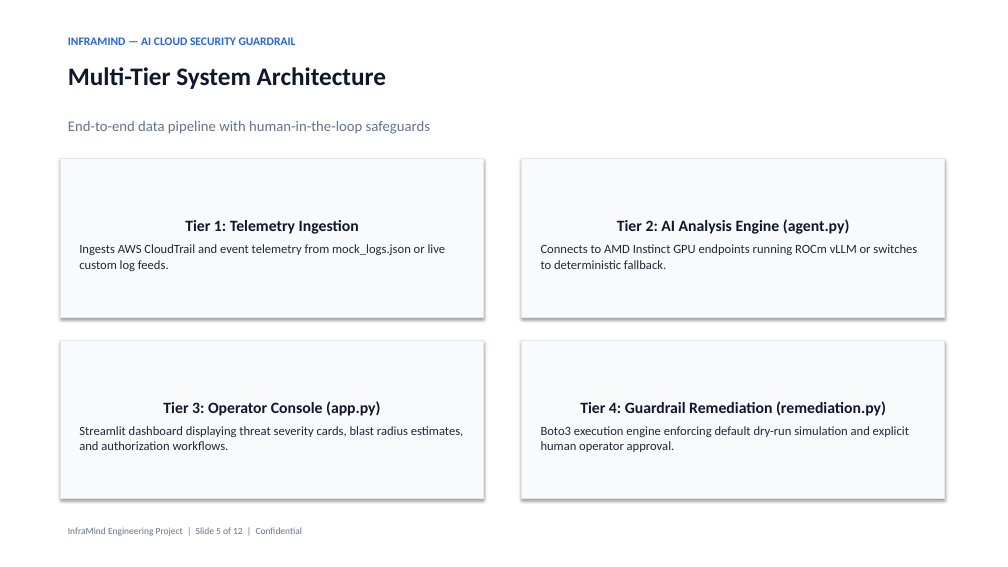
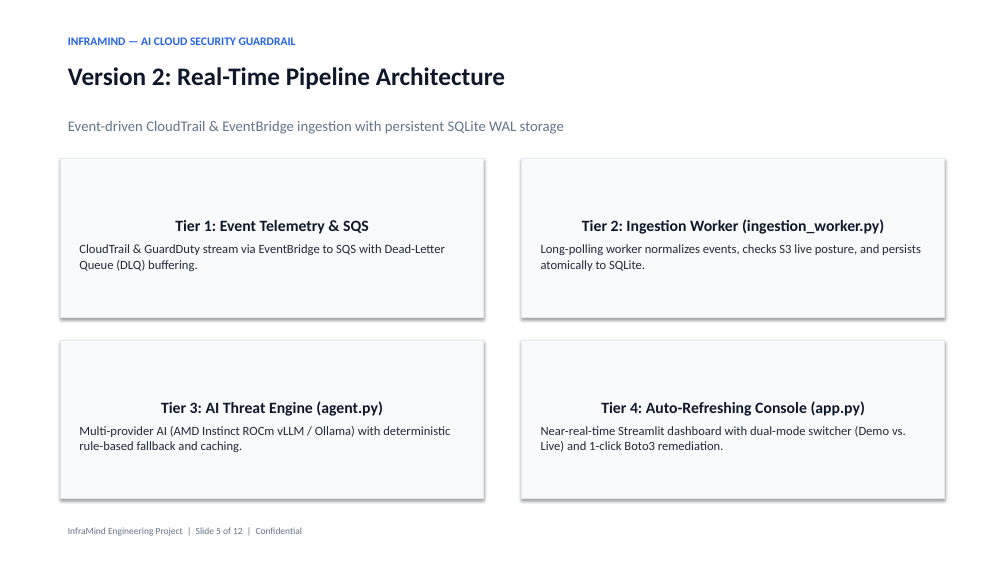
Before and after one commit to Rakesh21077/InfraMind, a slide deck: slide 5 of presentation/InfraMind_Pitch_Deck.pptx. Drawn at 1008x567 pixels with LibreOffice and Linux fonts; fonts in the diff are those of the drawing. Boxes give left, top, right and bottom in pixels: in the first picture for what was removed or moved away, otherwise in the second. Text is boxed around its words. In the diff, an @@ line names an element or a change of style, - is before the commit and + after.

Commit message:
feat: Upgrade InfraMind to Version 2 real-time cloud security platform

```diff
--- a/presentation/InfraMind_Pitch_Deck.pptx
+++ b/presentation/InfraMind_Pitch_Deck.pptx
@@ text at <box>68,67,505,89</box>: text changed @@
-Multi-Tier System Architecture
+Version 2: Real-Time Pipeline Architecture
@@ text at <box>68,121,564,134</box>: text changed @@
-End-to-end data pipeline with human-in-the-loop safeguards
+Event-driven CloudTrail & EventBridge ingestion with persistent SQLite WAL storage
@@ text in rectangle at <box>79,220,445,271</box>: text changed @@
-Tier 1: Telemetry Ingestion
-Ingests AWS CloudTrail and event telemetry from mock_logs.json or live custom log feeds.
+Tier 1: Event Telemetry & SQS
+CloudTrail & GuardDuty stream via EventBridge to SQS with Dead-Letter Queue (DLQ) buffering.
@@ text in rectangle at <box>541,219,921,271</box>: text changed @@
-Tier 2: AI Analysis Engine (agent.py)
-Connects to AMD Instinct GPU endpoints running ROCm vLLM or switches to deterministic fallback.
+Tier 2: Ingestion Worker (ingestion_worker.py)
+Long-polling worker normalizes events, checks S3 live posture, and persists atomically to SQLite.
@@ text in rectangle at <box>79,401,450,452</box>: text changed @@
-Tier 3: Operator Console (app.py)
-Streamlit dashboard displaying threat severity cards, blast radius estimates, and authorization workflows.
+Tier 3: AI Threat Engine (agent.py)
+Multi-provider AI (AMD Instinct ROCm vLLM / Ollama) with deterministic rule-based fallback and caching.
@@ text in rectangle at <box>541,401,906,452</box>: text changed @@
-Tier 4: Guardrail Remediation (remediation.py)
-Boto3 execution engine enforcing default dry-run simulation and explicit human operator approval.
+Tier 4: Auto-Refreshing Console (app.py)
+Near-real-time Streamlit dashboard with dual-mode switcher (Demo vs. Live) and 1-click Boto3 remediation.
```
Also in this commit, not shown: 2 other slides changed, 17 other files.
